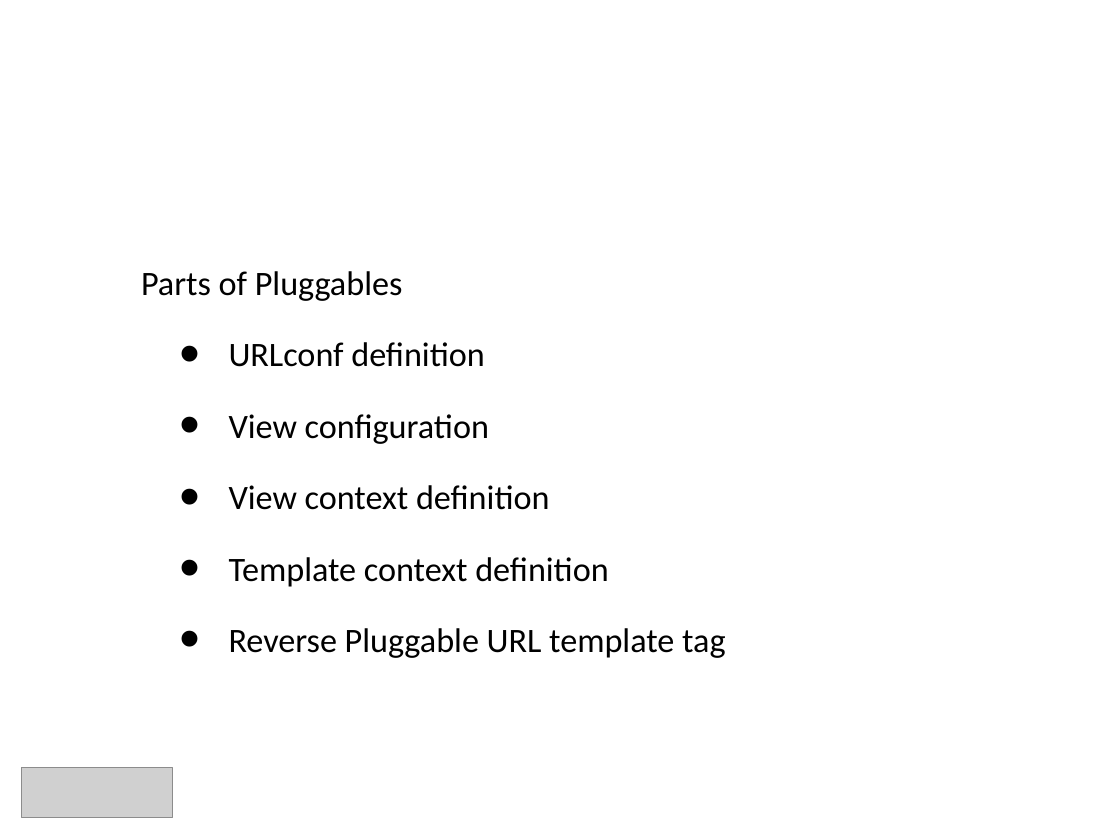
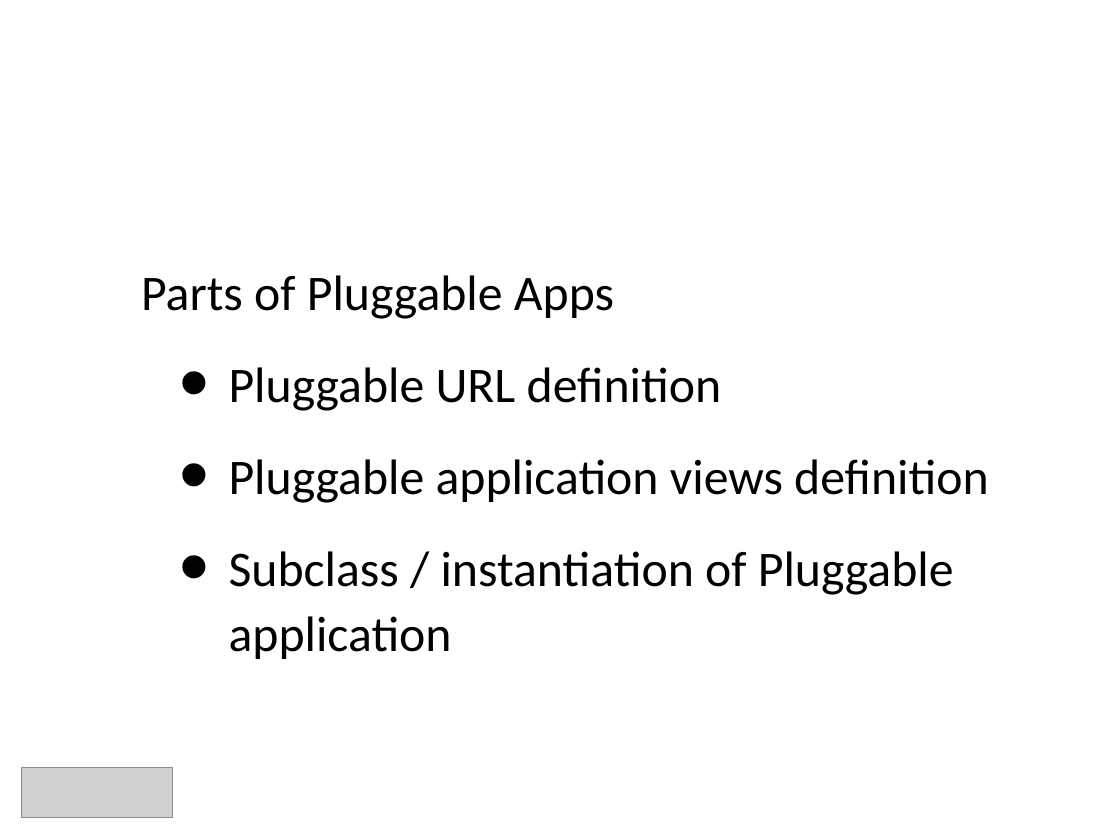
Before and after one commit to nowells/django-pluggables, a slide deck: slide 21 of docs/djangocon-09-presentation-shawnr-nowells.pptx. Drawn at 1120x840 pixels with LibreOffice and Linux fonts; fonts in the diff are those of the drawing; grey boxes stand for pictures; background and template pictures are left out. Boxes give left, top, right and bottom in pixels: in the first picture for what was removed or moved away, otherwise in the second. Text is boxed around its words. In the diff, an @@ line names an element or a change of style, - is before the commit and + after.

```diff
--- a/docs/djangocon-09-presentation-shawnr-nowells.pptx
+++ b/docs/djangocon-09-presentation-shawnr-nowells.pptx
@@ text at (141,275,988,659): text changed; size 22 to 32 pt @@
-Parts of Pluggables
-  • URLconf definition
-  • View configuration
-  • View context definition
-  • Template context definition
-  • Reverse Pluggable URL template tag
+Parts of Pluggable Apps
+  • Pluggable URL definition
+  • Pluggable application views definition
+  • Subclass / instantiation of Pluggable application
```
Also in this commit, not shown: 6 other slides changed, 4 slides added, 1 slide removed.
